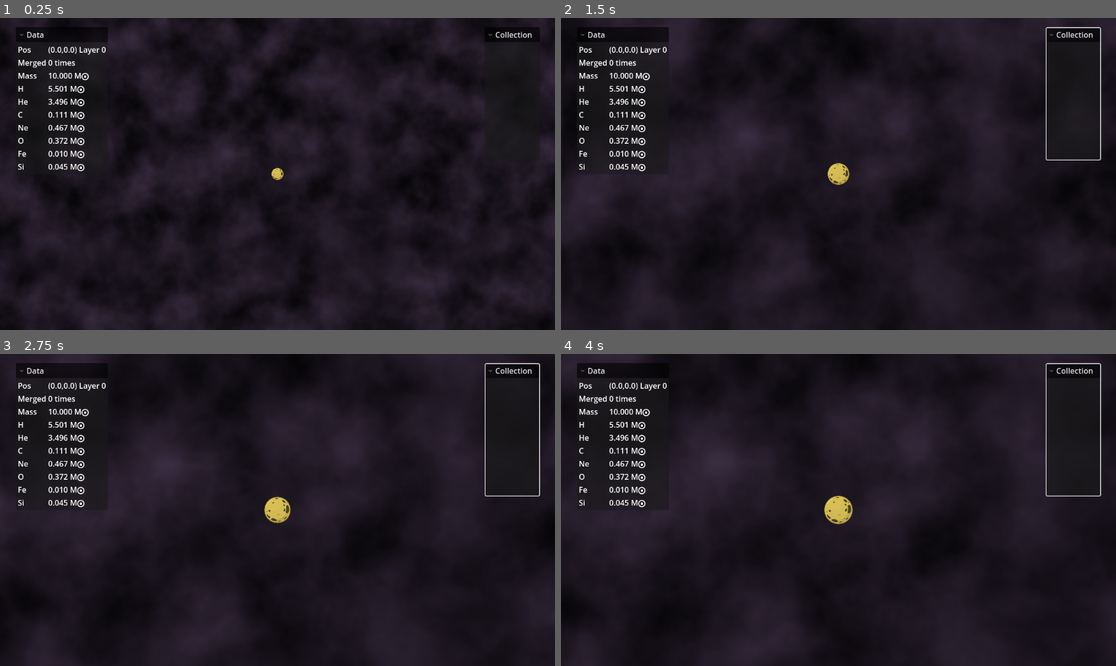
Above: before the commit, frames 1-4 (two rows, left to right).
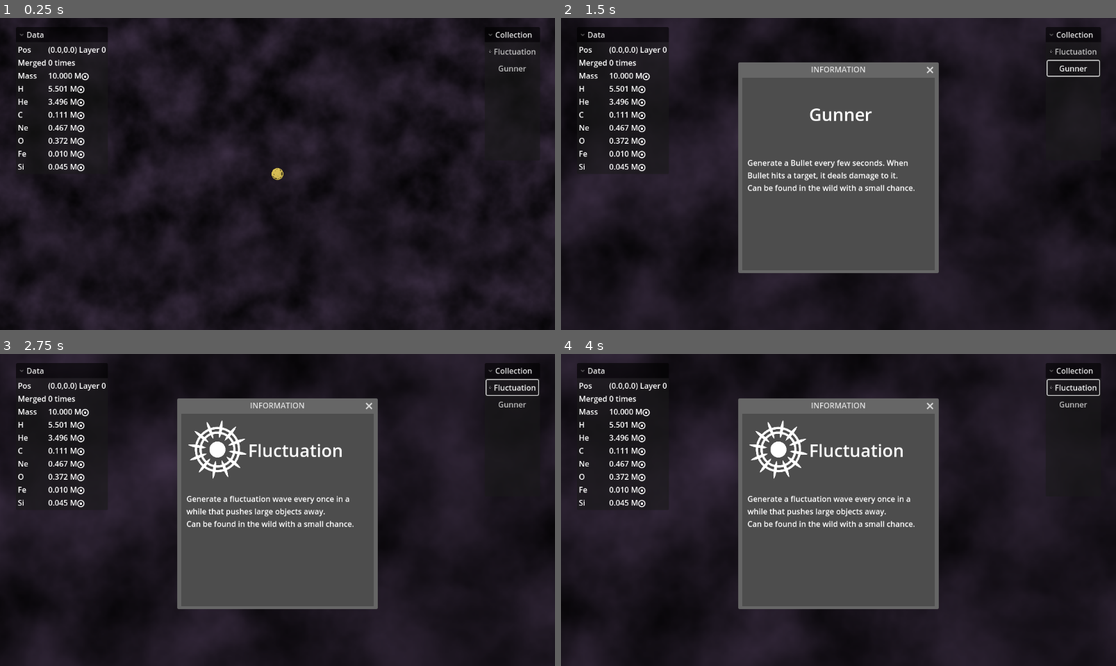
Above: after the commit, the same moments.

Repository: HellHoleStudios/ldjam58
Game: Godot game, scene res://scene/game.tscn
Same seed, same stepped clock (60 frames per second), same inputs: the game is played once before the commit and once after it.
Inputs (mouse positions are in pixels of both pictures, inside the frame that each line leads up to):
- Up to frame 1 (0.25 s): no input
- Up to frame 2 (1.5 s): click (1071, 52) at 0.5 s, where only the run after the commit has a clickable "Fluctuation"; click (1071, 67) at 1.25 s, where only the run after the commit has a clickable "Gunner"
- Up to frame 3 (2.75 s): click (510, 388) at 2 s, where only the run after the commit has a clickable "Fluctuation"
- Up to frame 4 (4 s): click (1071, 403) at 2.75 s, where only the run after the commit has a clickable "Gunner"; click (1071, 388) at 3.5 s, where only the run after the commit has a clickable "Fluctuation"

The runs differ from the first frame. In frame 1, 0.1% of the frame differs, in the area x 88-97%, y 9-18%; in frame 2, 25%; in frame 3, 25%; in frame 4, 25%, in the area x 31-98%, y 2-82%.
Error before the commit: Parse Error: The function signature doesn't match the parent. Parent signature is "generate_weight(Array[Node], PlayerStar, Star) -> float". (res://script/feat…

Commit message:
使子弹不会对发射者造成伤害

Diff:
--- a/script/features/Bullet.gd
+++ b/script/features/Bullet.gd
@@ -12,6 +12,7 @@
 
 var cooldown = 5.0
 var timer = 0.0
+var father = null
 
 static func mergeable() -> bool:
 	return false
@@ -25,7 +26,7 @@
 	print("Bullet crash detected")
 	if timer > 0:
 		return false
-	if other.mass < star.mass:
+	if other.mass < star.mass or other == father:
 		return false
 	else:
 		timer = cooldown
--- a/script/features/Fluctuation.gd
+++ b/script/features/Fluctuation.gd
@@ -37,5 +37,5 @@
 
 		timer -= interval
 
-static func generate_weight(stars: Array[Node], player: PlayerStar) -> float:
+static func generate_weight(stars: Array[Node], player: PlayerStar, star: Star) -> float:
 	return 0.05
--- a/script/features/Gunner.gd
+++ b/script/features/Gunner.gd
@@ -27,7 +27,8 @@
 	star.add_ignore_gravity(bullet, 5)
 
 	bullet.linear_velocity = direction.normalized() * 600
-	bullet_script.new(bullet, 1)
+	var bullet_feature = bullet_script.new(bullet, 1)
+	bullet_feature.father = star
 
 func process(delta: float) -> void:
 	timer -= delta
@@ -52,5 +53,5 @@
 	# debug
 	star.draw_circle(Vector2.ZERO, star.get_radius() + 15, Color(1, 1, 0, 0.5))
 
-static func generate_weight(stars: Array[Node], player: PlayerStar) -> float:
+static func generate_weight(stars: Array[Node], player: PlayerStar, star: Star) -> float:
 	return 0.02
